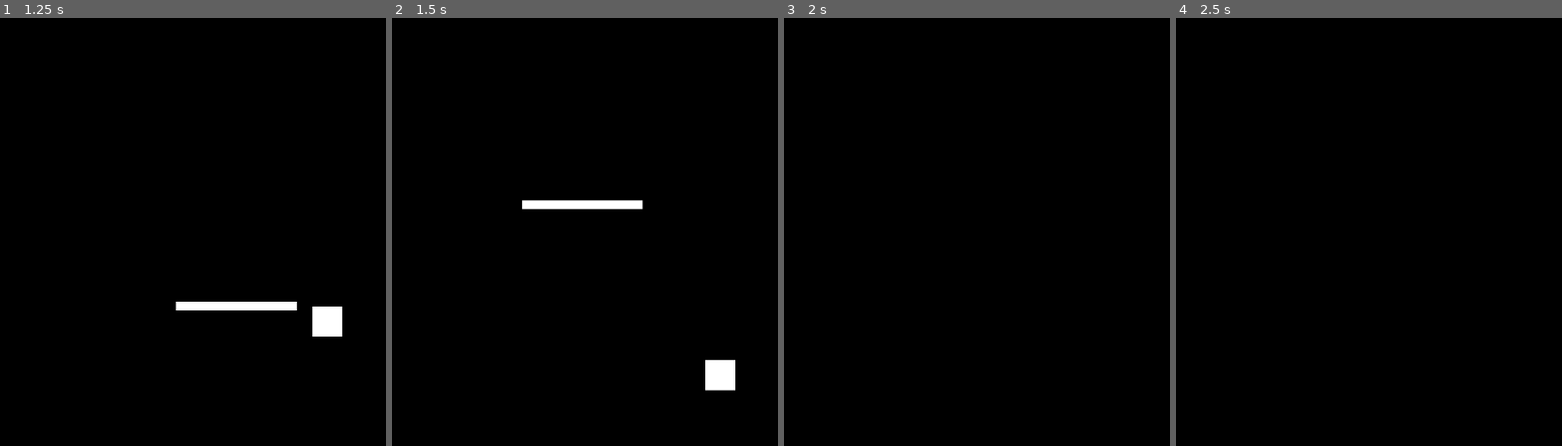
Above: before the commit, frames 1-4 (left to right).
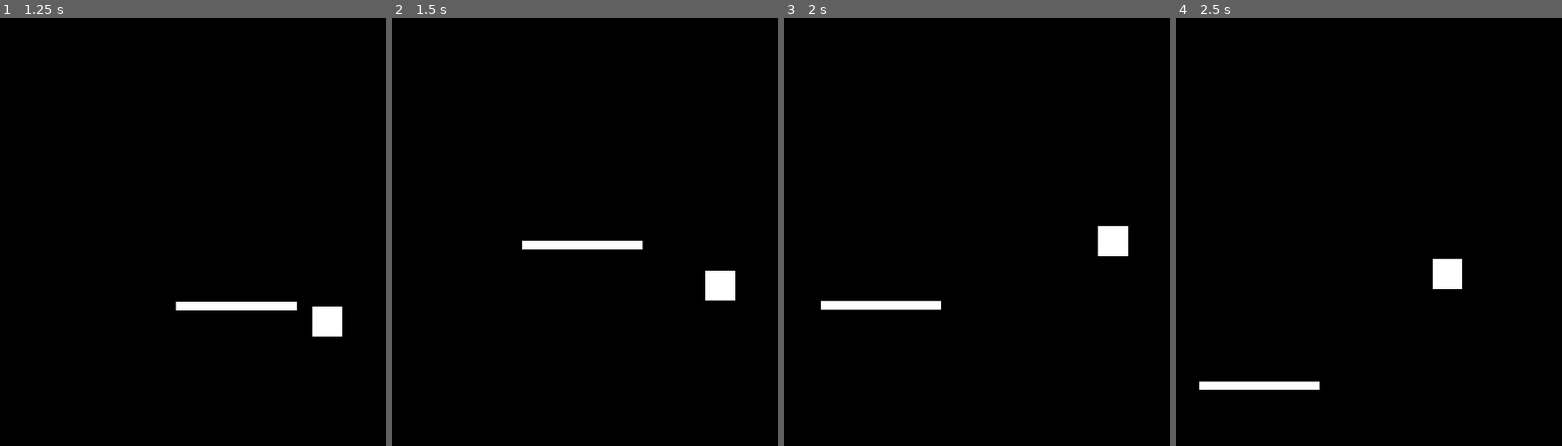
Above: after the commit, the same moments.

Repository: Exreme224/jupiter
Game: Godot game, scene res://scenes/game.tscn
Same seed, same stepped clock (60 frames per second), same inputs: the game is played once before the commit and once after it.
Inputs:
- Up to frame 1 (1.25 s): hold D (move_right) from 0.53 s (still down); hold W (jump) from 0.53 s (still down)
- Up to frame 2 (1.5 s): keep holding D (move_right); release W (jump) at 1.28 s; tap W (jump) at 1.35 s
- Up to frame 3 (2 s): keep holding D (move_right); tap W (jump) at 1.52, 1.82 s
- Up to frame 4 (2.5 s): release D (move_right) at 2.03 s; hold A (move_left) from 2.03 s (still down); hold W (jump) from 2.03 s (still down)

Frame 1 is identical in both runs. In frame 2, 2.5% of the frame differs, in the area x 33-89%, y 42-88%; in frame 3, 1.3%; in frame 4, 1.2%.

Commit message:
added player double jump and fall through platforms

Diff:
--- a/project.godot
+++ b/project.godot
@@ -15,11 +15,17 @@
 config/features=PackedStringArray("4.2", "Forward Plus")
 config/icon="res://icon.svg"
 
+[editor]
+
+version_control/plugin_name="GitPlugin"
+version_control/autoload_on_startup=true
+
 [input]
 
 jump={
 "deadzone": 0.5,
 "events": [Object(InputEventKey,"resource_local_to_scene":false,"resource_name":"","device":-1,"window_id":0,"alt_pressed":false,"shift_pressed":false,"ctrl_pressed":false,"meta_pressed":false,"pressed":false,"keycode":0,"physical_keycode":87,"key_label":0,"unicode":119,"echo":false,"script":null)
+, Object(InputEventKey,"resource_local_to_scene":false,"resource_name":"","device":-1,"window_id":0,"alt_pressed":false,"shift_pressed":false,"ctrl_pressed":false,"meta_pressed":false,"pressed":false,"keycode":0,"physical_keycode":32,"key_label":0,"unicode":32,"echo":false,"script":null)
 ]
 }
 move_left={
@@ -32,6 +38,11 @@
 "events": [Object(InputEventKey,"resource_local_to_scene":false,"resource_name":"","device":-1,"window_id":0,"alt_pressed":false,"shift_pressed":false,"ctrl_pressed":false,"meta_pressed":false,"pressed":false,"keycode":0,"physical_keycode":68,"key_label":0,"unicode":100,"echo":false,"script":null)
 ]
 }
+move_down={
+"deadzone": 0.5,
+"events": [Object(InputEventKey,"resource_local_to_scene":false,"resource_name":"","device":-1,"window_id":0,"alt_pressed":false,"shift_pressed":false,"ctrl_pressed":false,"meta_pressed":false,"pressed":false,"keycode":0,"physical_keycode":83,"key_label":0,"unicode":115,"echo":false,"script":null)
+]
+}
 
 [layer_names]
 
--- a/scenes/game.tscn
+++ b/scenes/game.tscn
@@ -15,6 +15,7 @@
 collision_layer = 3
 collision_mask = 3
 script = ExtResource("2_s4bbx")
+number_of_jumps = 5
 
 [node name="Camera2D" type="Camera2D" parent="Player"]
 offset = Vector2(0, -50)
@@ -41,3 +42,4 @@
 [node name="CollisionShape2D" type="CollisionShape2D" parent="Area2D"]
 position = Vector2(48, -2.5)
 shape = SubResource("RectangleShape2D_6txi4")
+one_way_collision = true
--- a/scripts/Player.gd
+++ b/scripts/Player.gd
@@ -5,12 +5,26 @@
 @export var gravity := 1300.0
 @export var acceleration := 10.0
 @export var friction := 5.0
+@export var number_of_jumps := 2
+var original_collision_mask: int
+var jumps_left = number_of_jumps
+var was_on_floor = false
+
+func _ready() -> void:
+	original_collision_mask = collision_mask
 
 func _physics_process(delta: float) -> void:
+
+	was_on_floor = is_on_floor()
 	_handle_movement(delta)
 	_handle_jump()
 	_apply_gravity(delta)
 	move_and_slide()
+
+	# Reset jumps when player lands
+	if not was_on_floor and is_on_floor():
+		jumps_left = number_of_jumps
+
 
 func _handle_movement(delta: float) -> void:
 	var input_dir := Input.get_action_strength("move_right") - Input.get_action_strength("move_left")
@@ -21,8 +35,14 @@
 		self.velocity.x = lerp(self.velocity.x, 0.0, friction * delta)
 
 func _handle_jump() -> void:
-	if Input.is_action_just_pressed("jump") and is_on_floor():
+	if Input.is_action_pressed("move_down") and Input.is_action_pressed('jump'):
+		collision_mask = 0
+		jumps_left -= 1
+	elif Input.is_action_just_pressed("jump") and jumps_left > 0:
 		self.velocity.y = -jump_force
+		jumps_left -= 1
+	else:
+		collision_mask = original_collision_mask
 
 func _apply_gravity(delta: float) -> void:
 	if not is_on_floor():
Not shown, added: addons/godot-git-plugin/plugin.cfg
Not shown, added: addons/godot-git-plugin/LICENSE
Not shown, added: addons/godot-git-plugin/THIRDPARTY.md
Not shown, added: addons/godot-git-plugin/git_plugin.gdextension
Not shown, added: addons/godot-git-plugin/linux/libgit_plugin.linux.editor.x86_64.so
Not shown, added: addons/godot-git-plugin/macos/libgit_plugin.macos.editor.universal.dylib
Not shown, added: addons/godot-git-plugin/win64/libgit_plugin.windows.editor.x86_64.dll
Not shown, added: addons/godot-git-plugin/win64/libgit_plugin.windows.editor.x86_64.exp
Not shown, added: addons/godot-git-plugin/win64/libgit_plugin.windows.editor.x86_64.lib
Not shown, added: addons/godot-git-plugin/win64/~libgit_plugin.windows.editor.x86_64.dll
